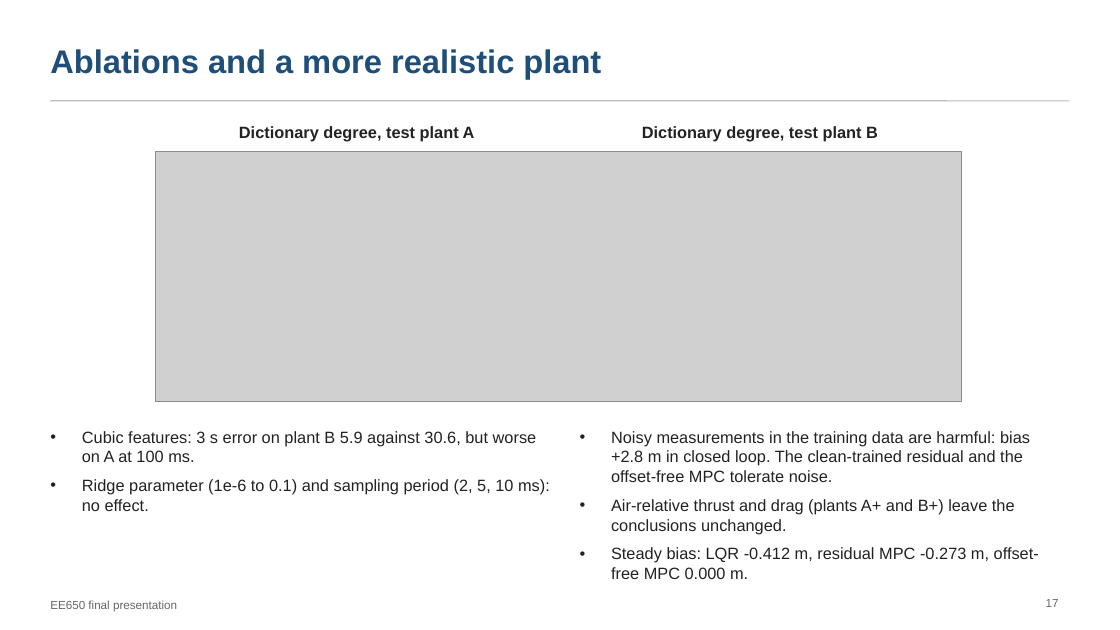
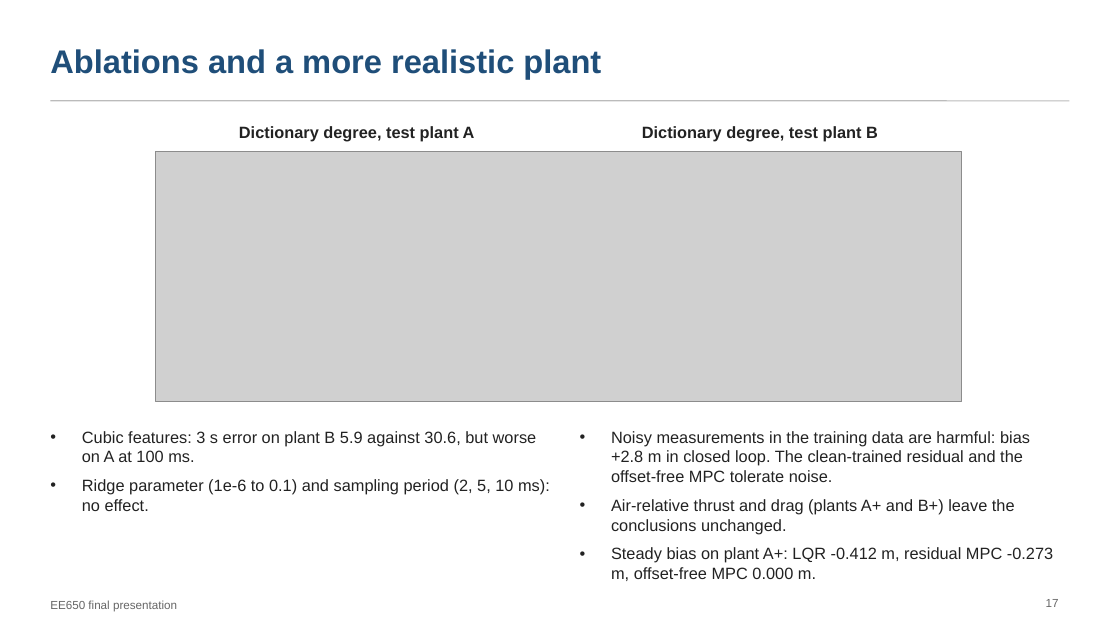
Before and after one commit to pranshuk22/quadrotor-rotor-loss-recovery, a slide deck: slide 17 of docs/deck/final-presentation.pptx. Drawn at 1120x630 pixels with LibreOffice and Linux fonts; fonts in the diff are those of the drawing; grey boxes stand for pictures. Boxes give left, top, right and bottom in pixels: in the first picture for what was removed or moved away, otherwise in the second. Text is boxed around its words. In the diff, an @@ line names an element or a change of style, - is before the commit and + after.

Commit message:
Deck slide 17: name the plant in the last bullet
The steady biases (-0.412, -0.273, 0.000 m) are those of plant A+ in results/tables/e8g_realistic_plant.md.

```diff
--- a/docs/deck/final-presentation.pptx
+++ b/docs/deck/final-presentation.pptx
@@ text at [611,547,1053,581]: text changed @@
-• Steady bias: LQR -0.412 m, residual MPC -0.273 m, offset-free MPC 0.000 m.
+• Steady bias on plant A+: LQR -0.412 m, residual MPC -0.273 m, offset-free MPC 0.000 m.
```
Also in this commit, not shown: 2 other files.
